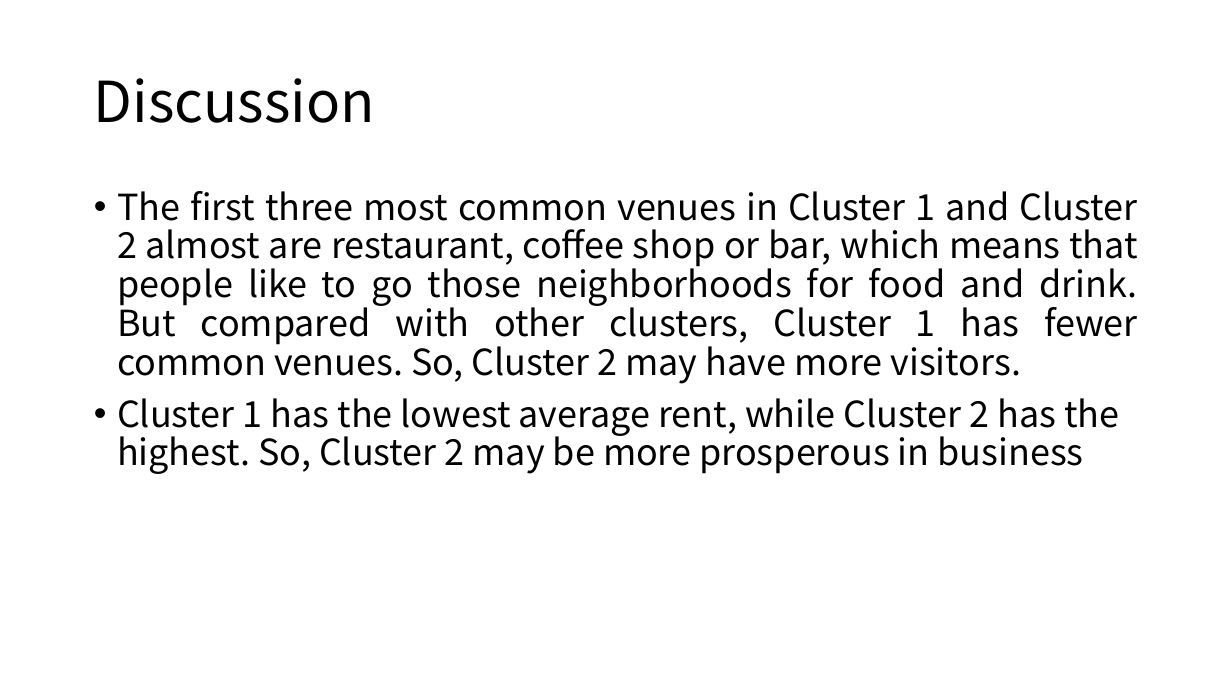
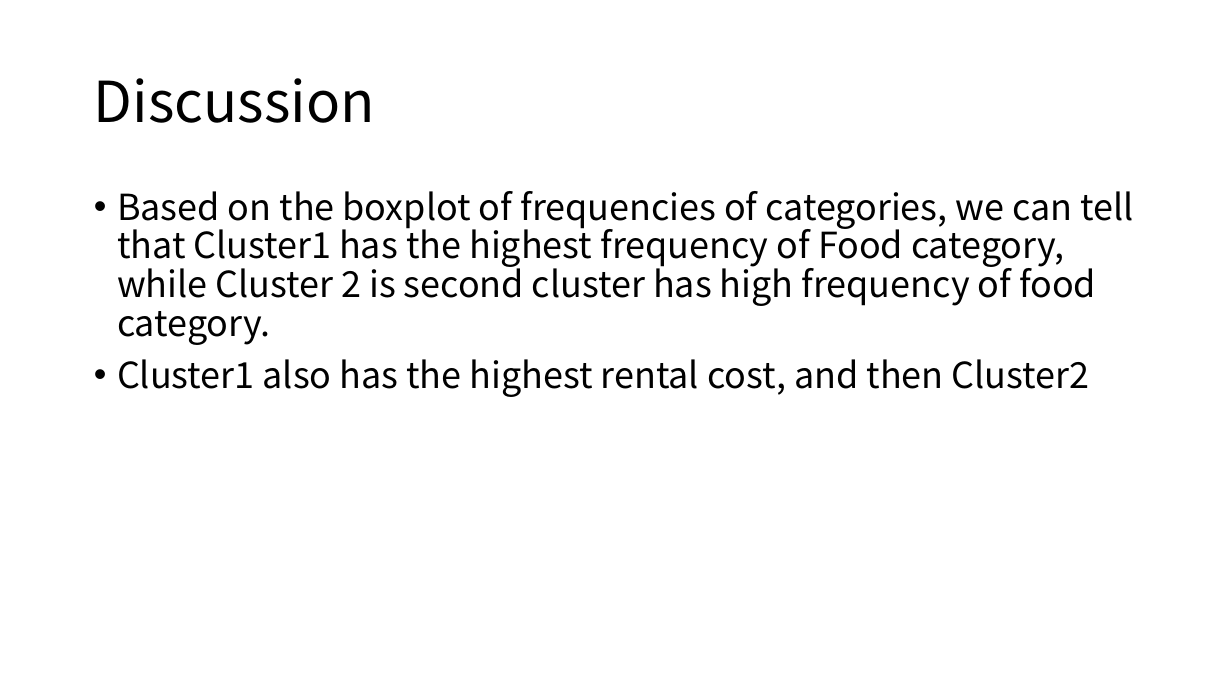
Before and after one commit to lynn-GH/Coursera_Capstone, a slide deck: slide 9 of RetailRentalPricevsVenueofSanDiego.pptx. Drawn at 1232x693 pixels with LibreOffice and Linux fonts; fonts in the diff are those of the drawing. Boxes give left, top, right and bottom in pixels: in the first picture for what was removed or moved away, otherwise in the second. Text is boxed around its words. In the diff, an @@ line names an element or a change of style, - is before the commit and + after.

```diff
--- a/RetailRentalPricevsVenueofSanDiego.pptx
+++ b/RetailRentalPricevsVenueofSanDiego.pptx
@@ text at [117, 191, 1133, 397]: text changed @@
-• The first three most common venues in Cluster 1 and Cluster 2 almost are restaurant, coffee shop or bar, which means that people like to go those neighborhoods for food and drink. But compared with other clusters, Cluster 1 has fewer common venues. So, Cluster 2 may have more visitors.
-• Cluster 1 has the lowest average rent, while Cluster 2 has the highest. So, Cluster 2 may be more prosperous in business
+• Based on the boxplot of frequencies of categories, we can tell that Cluster1 has the highest frequency of Food category, while Cluster 2 is second cluster has high frequency of food category.
+• Cluster1 also has the highest rental cost, and then Cluster2
```
Also in this commit, not shown: 6 other slides changed, 1 slide added, 1 slide removed.
